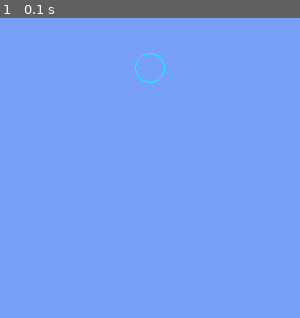
Above: before the commit, frame 1.
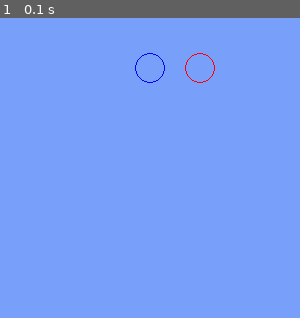
Above: after the commit, the same moment.

Repository: maciejbac/pyGame
Game: pygame game, started from pyGame.py
Two runs of this game, one before a commit and one after it. Both use one fixed random seed, a clock stepped at 60 frames per second and the inputs below.
Inputs:
- Up to frame 1 (0.1 s): no input

The runs differ from the first frame. In frame 1, 0.2% of the frame differs, in the area x 45-72%, y 11-22%.

Commit message:
Added colour support

Diff:
--- a/pyGame.py
+++ b/pyGame.py
@@ -1,5 +1,7 @@
 import pygame
 
+BLUE = (0, 0, 255)
+RED = (255, 0, 0)
 running = True
 pygame.display.set_caption('Ball game')
 (width, height) = (300, 300)
@@ -7,11 +9,11 @@
 
 
 class Particle:
-    def __init__(self, x, y, size):
+    def __init__(self, x, y, size, colour):
         self.x = x
         self.y = y
         self.size = size
-        self.colour = (0, 255, 255)
+        self.colour = colour
         self.thickness = 1
 
     def display(self):
@@ -21,8 +23,11 @@
 screen = pygame.display.set_mode((width, height))
 screen.fill(background_color)
 
-particle = Particle(150, 50, 15)
+particle = Particle(150, 50, 15, BLUE)
 particle.display()
+
+particle2 = Particle(200, 50, 15, RED)
+particle2.display()
 
 pygame.display.flip()
 
